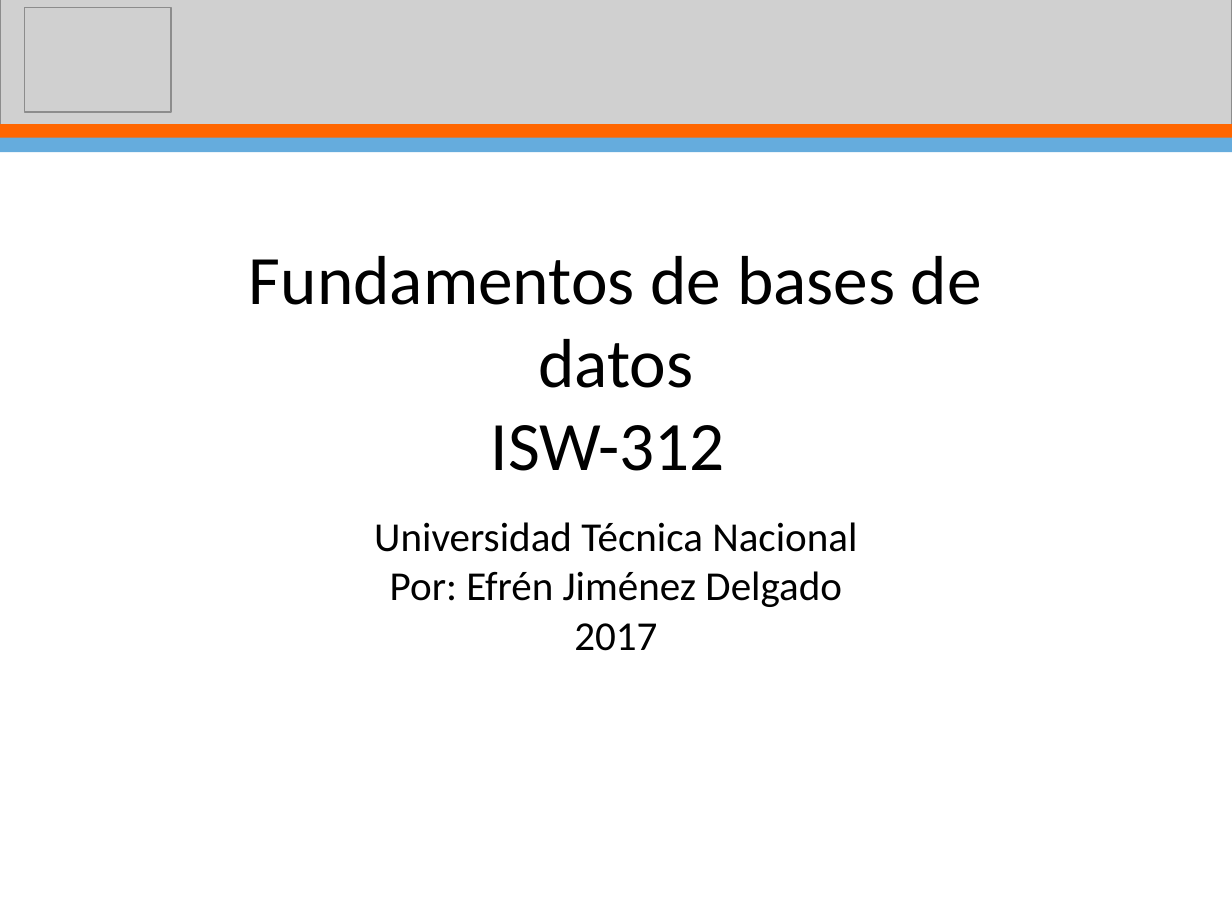
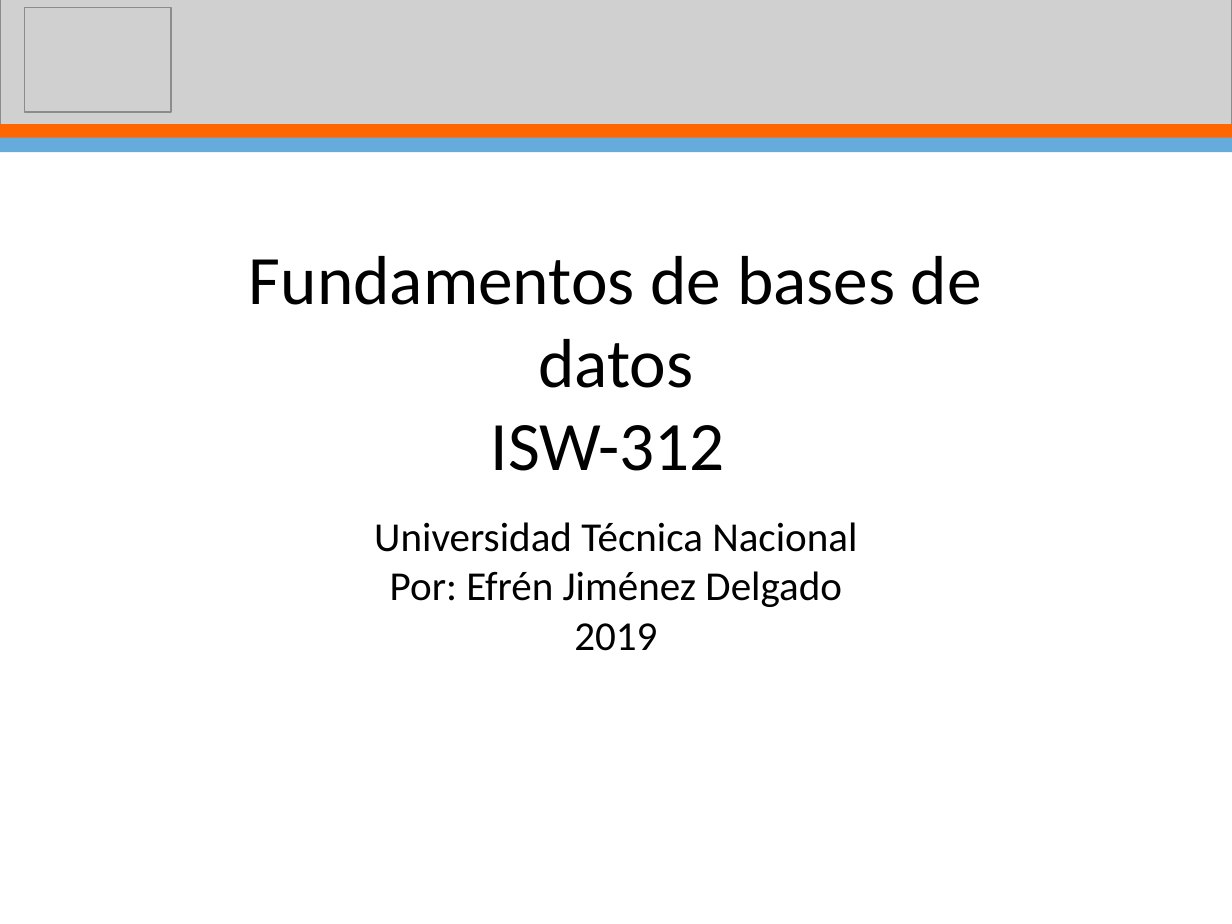
Before and after one commit to ejimenezdelgado/funda_datos_miercoles_1_2019, a slide deck: slide 2 of Semana 6/clase6.pptx. Drawn at 1232x924 pixels with LibreOffice and Linux fonts; fonts in the diff are those of the drawing; grey boxes stand for pictures; background and template pictures are left out. Boxes give left, top, right and bottom in pixels: in the first picture for what was removed or moved away, otherwise in the second. Text is boxed around its words. In the diff, an @@ line names an element or a change of style, - is before the commit and + after.

```diff
--- a/Semana 6/clase6.pptx
+++ b/Semana 6/clase6.pptx
@@ subtitle at (574,623,657,651): text changed @@
-2017
+2019
```
Also in this commit, not shown: 2 other files.
